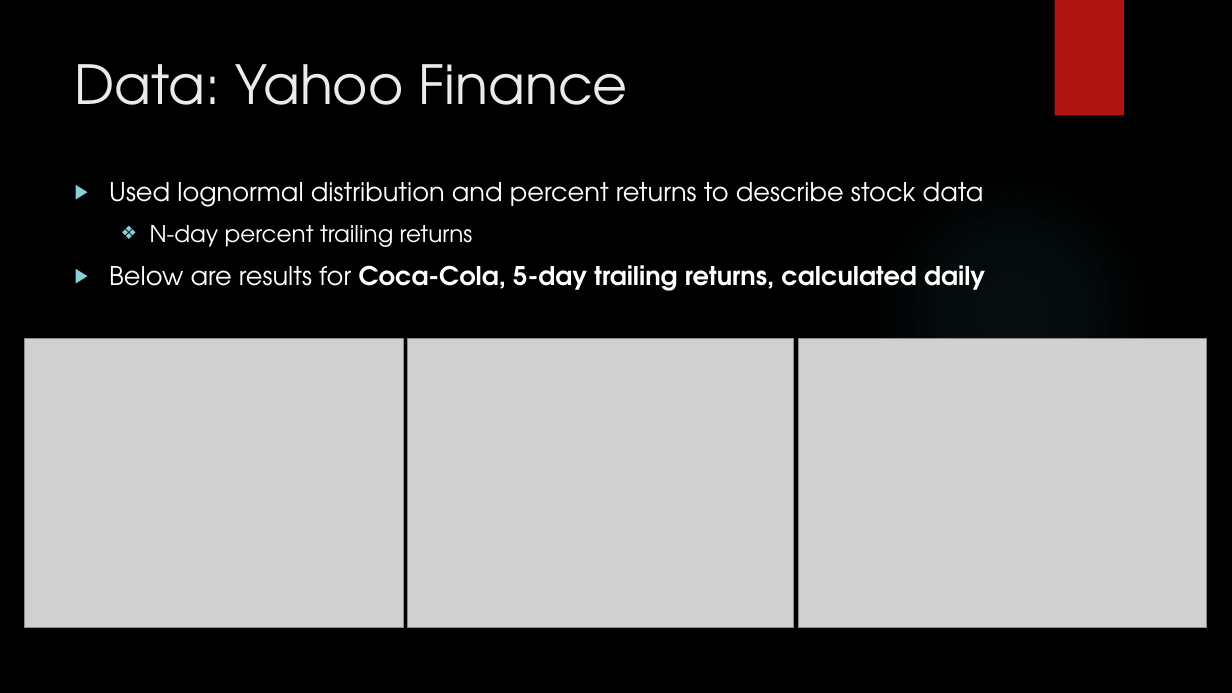
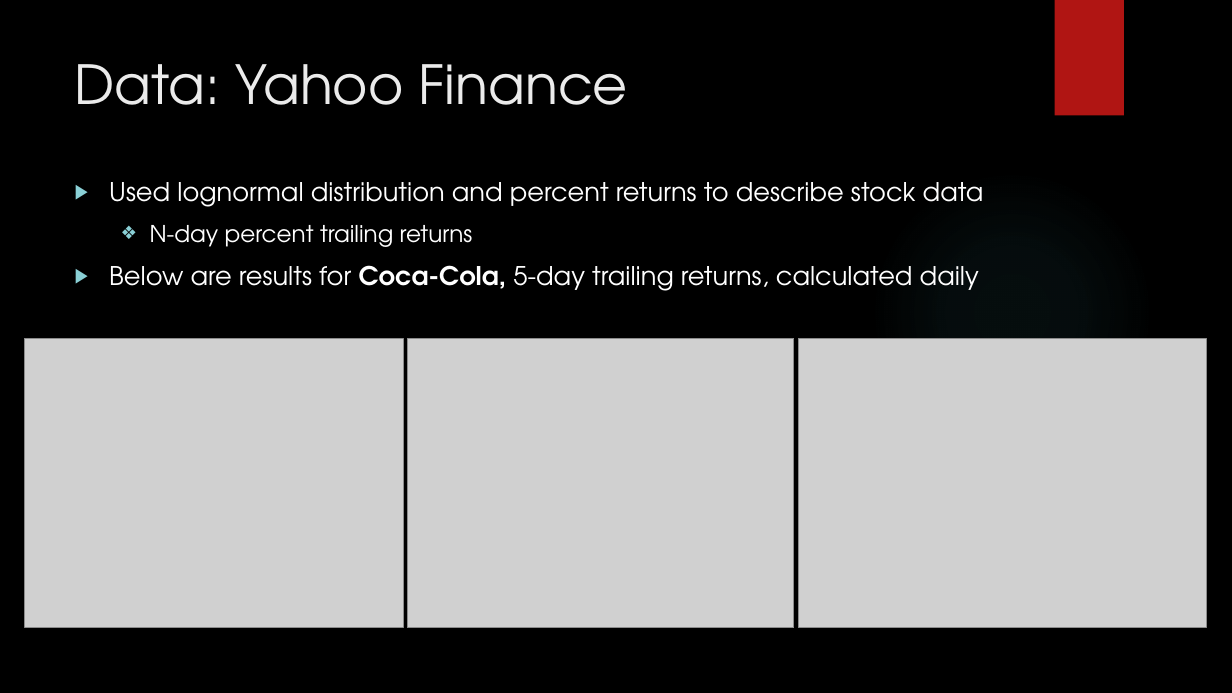
Before and after one commit to matthewebates/financial_data_analysis, a slide deck: slide 5 of Financial Data Analysis.pptx (slide 6 before the commit). Drawn at 1232x693 pixels with LibreOffice and Linux fonts; fonts in the diff are those of the drawing; grey boxes stand for pictures; background and template pictures are left out. Boxes give left, top, right and bottom in pixels: in the first picture for what was removed or moved away, otherwise in the second. Text is boxed around its words. In the diff, an @@ line names an element or a change of style, - is before the commit and + after.

```diff
--- a/Financial Data Analysis.pptx
+++ b/Financial Data Analysis.pptx
@@ text at (109,265,979,291): bold off in "5-day trailing returns, calculated daily" @@
```
Also in this commit, not shown: 5 other slides changed, 3 slides added, 1 slide removed.
